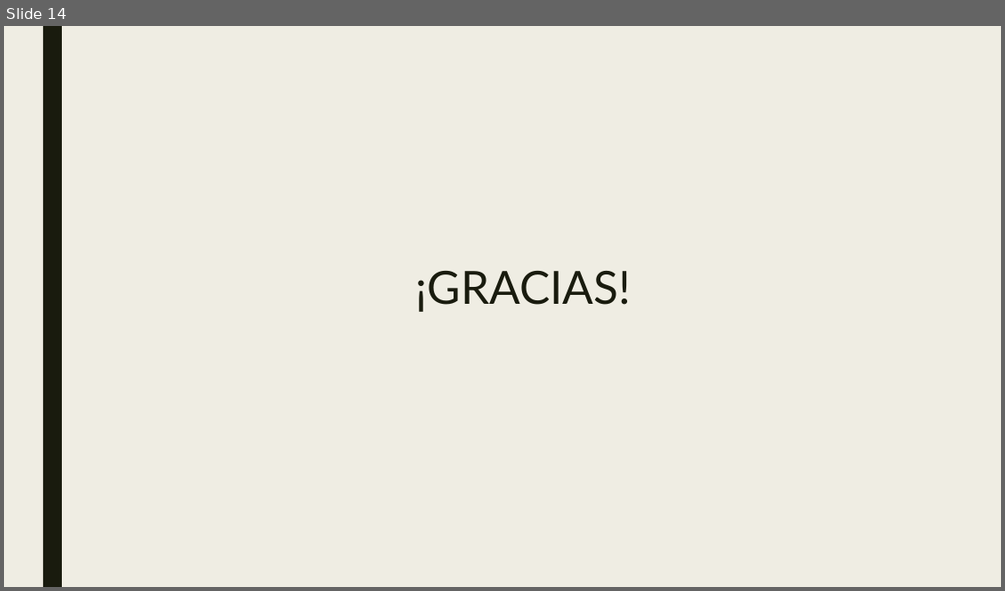
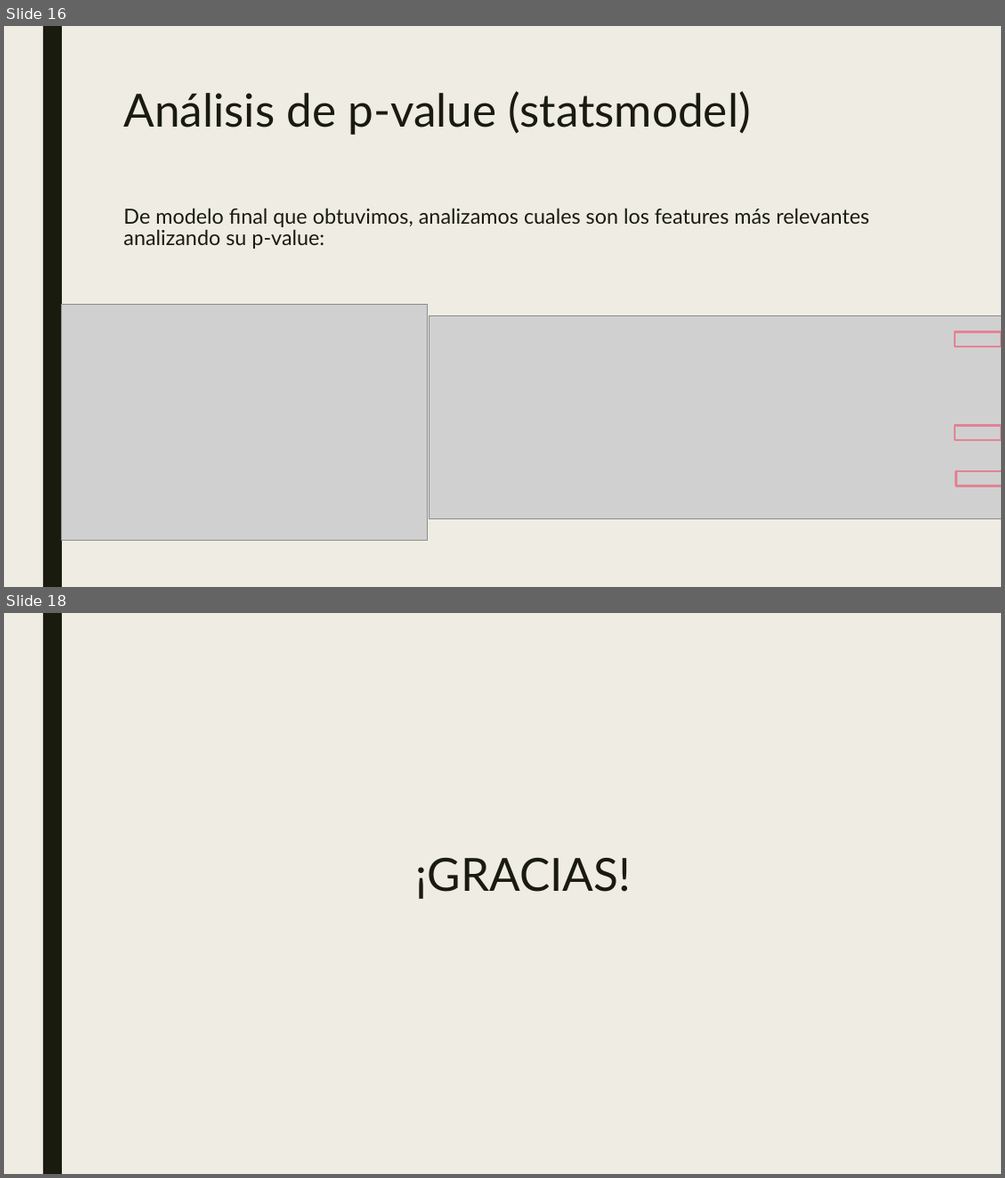
Before and after one commit to varelapablos/Desafio1-G3, a slide deck: Presentación - Desafio 2 - Regresión Lineal Properati.pptx. Shown one above the other, each under a label of ours: slide 14 before the commit, slides 16 and 18 after it; the slides between them are not shown. The pictures are 1005x591 and 1005x1178 pixels, drawn with LibreOffice and Linux fonts; fonts in the diff are those of the drawing; grey boxes stand for pictures. Boxes give left, top, right and bottom in pixels: in the first picture for what was removed or moved away, otherwise in the second. Text is boxed around its words. In the diff, an @@ line names an element or a change of style, - is before the commit and + after.

```diff
--- a/Presentación - Desafio 2 - Regresión Lineal Properati.pptx
+++ b/Presentación - Desafio 2 - Regresión Lineal Properati.pptx
@@ slide 16 added at box(4, 26, 1001, 587), background #EFEDE3; not listed: 1 template element that a slide beside it also shows @@
@@ title added at box(123, 91, 751, 135), 44 pt, text #191B0E @@
+Análisis de p-value (statsmodel)
@@ text added at box(123, 208, 869, 248), 20 pt, text #191B0E @@
+De modelo final que obtuvimos, analizamos cuales son los features más relevantes analizando su p-value:
+.
@@ picture added at box(62, 305, 428, 540) @@
@@ picture added at box(429, 315, 1001, 519) @@
@@ rectangle added at box(955, 332, 1001, 346), outline #E28394 2 pt @@
@@ rectangle added at box(955, 426, 1001, 440), outline #E28394 2 pt @@
@@ rectangle added at box(956, 471, 1001, 486), outline #E28394 2 pt @@
@@ what was slide 14 is now slide 18 @@
```
Also in this commit, not shown: 2 slides changed, 14 other slides added, 11 slides removed.
